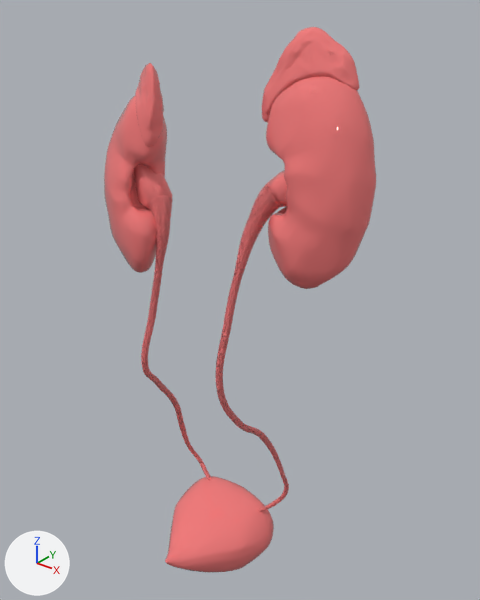
What one commit did to the glTF model Kidney_New.glb.
Before and after are seen from a 50 mm lens placed at (0.254, -0.274, 1.463), pointed at (0.011, 0.03, 1.274). The axes (+X, +Y, +Z) are drawn at lower left. The lights are the same throughout. Where no turn or scale is listed for an object, it has been applied to the vertices.

The scene before the commit, as lines of its bpy script (objects in view):
```python
ob_kidney_r = bpy.data.objects.new('Kidney.r', me_kidney_r)
ob_kidney_r.location = (-0.0578, 0.0126, 1.3445)
ob_renal_pelvis_l = bpy.data.objects.new('Renal pelvis.l', me_renal_pelvis_l)
ob_renal_pelvis_l.location = (0.0676, 0.0262, 1.3593)
ob_renal_pelvis_r = bpy.data.objects.new('Renal pelvis.r', me_renal_pelvis_r)
ob_renal_pelvis_r.location = (-0.0612, 0.0158, 1.3441)
ob_suprarenal_gland_l = bpy.data.objects.new('Suprarenal gland.l', me_suprarenal_gland_l)
ob_suprarenal_gland_l.location = (0.0529, 0.0339, 1.4184)
ob_suprarenal_gland_r = bpy.data.objects.new('Suprarenal gland.r', me_suprarenal_gland_r)
ob_suprarenal_gland_r.location = (-0.0466, 0.015, 1.3967)
ob_ureter_l = bpy.data.objects.new('Ureter.l', me_ureter_l)
ob_ureter_l.location = (0.0361, 0.0162, 1.216)
ob_ureter_r = bpy.data.objects.new('Ureter.r', me_ureter_r)
ob_ureter_r.location = (-0.0345, 0.0139, 1.2029)
# also in view: 'Kidney.l' at (0.067, 0.026, 1.363); 'Urinary bladder' at (0.0, 0.006, 1.082)
```
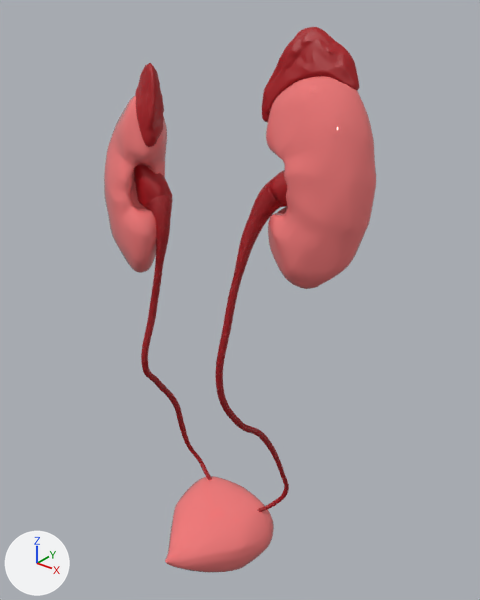
Changed parts and their boxes (x1, y1, x2, y2) in the pictures (480 x 600 px):
```json
{"object": "Suprarenal gland.l", "change": "recoloured", "before": [262, 27, 359, 122], "after": [262, 27, 359, 122], "on screen": "pink to red"}
{"object": "Ureter.l", "change": "recoloured", "before": [215, 182, 289, 512], "after": [215, 182, 289, 512], "on screen": "brown to red"}
{"object": "Ureter.r", "change": "recoloured", "before": [141, 195, 212, 480], "after": [141, 195, 212, 480], "on screen": "brown to red"}
{"object": "Suprarenal gland.r", "change": "recoloured", "before": [135, 63, 164, 147], "after": [135, 63, 164, 147], "on screen": "pink to red"}
{"object": "Renal pelvis.r", "change": "recoloured", "before": [134, 165, 173, 210], "after": [134, 165, 173, 210], "on screen": "pink to red"}
{"object": "Renal pelvis.l", "change": "recoloured", "before": [269, 170, 287, 207], "after": [269, 170, 287, 207], "on screen": "pink to red"}
```

The change, as JSON lines over the scene's bpy script:
```json
{"op": "add", "block": "mat_material_011", "code": ["mat_material_011 = bpy.data.materials.new('Material.011')", "# colours: red #a60311", "# uses the picture img_kidney_normal"]}
{"block": "me_ureter_r", "where": "me_ureter_r.from_pydata(...)  # 3192 vertices, 6384 faces; spans x -0.01..0.024, y -0.03..0.024, z -0.104..0.138"}
{"op": "remove", "block": "me_ureter_r", "code": "me_ureter_r.materials.append(mat_material_010)"}
{"op": "add", "block": "me_ureter_r", "code": "me_ureter_r.materials.append(mat_material_011)"}
{"block": "me_ureter_l", "where": "me_ureter_l.from_pydata(...)  # 2904 vertices, 5808 faces; spans x -0.011..0.014, y -0.034..0.028, z -0.113..0.145"}
{"op": "remove", "block": "me_ureter_l", "code": "me_ureter_l.materials.append(mat_material_010)"}
{"op": "add", "block": "me_ureter_l", "code": "me_ureter_l.materials.append(mat_material_011)"}
{"block": "me_suprarenal_gland_r", "where": "me_suprarenal_gland_r.from_pydata(...)  # 2298 vertices, 4588 faces; spans x -0.0215..0.0132, y -0.0138..0.0159, z -0.025..0.0211"}
{"op": "remove", "block": "me_suprarenal_gland_r", "code": "me_suprarenal_gland_r.materials.append(mat_material_010)"}
{"op": "add", "block": "me_suprarenal_gland_r", "code": "me_suprarenal_gland_r.materials.append(mat_material_011)"}
{"block": "me_suprarenal_gland_l", "where": "me_suprarenal_gland_l.from_pydata(...)  # 4000 vertices, 7992 faces; spans x -0.0231..0.0293, y -0.012..0.01, z -0.0272..0.0217"}
{"op": "remove", "block": "me_suprarenal_gland_l", "code": "me_suprarenal_gland_l.materials.append(mat_material_010)"}
{"op": "add", "block": "me_suprarenal_gland_l", "code": "me_suprarenal_gland_l.materials.append(mat_material_011)"}
{"block": "me_renal_pelvis_r", "where": "me_renal_pelvis_r.from_pydata(...)  # 1276 vertices, 2548 faces; spans x -0.018..0.0291, y -0.0127..0.0105, z -0.041..0.0402"}
{"op": "remove", "block": "me_renal_pelvis_r", "code": "me_renal_pelvis_r.materials.append(mat_material_010)"}
{"op": "add", "block": "me_renal_pelvis_r", "code": "me_renal_pelvis_r.materials.append(mat_material_011)"}
{"block": "me_renal_pelvis_l", "where": "me_renal_pelvis_l.from_pydata(...)  # 1464 vertices, 2924 faces; spans x -0.0281..0.0189, y -0.0125..0.012, z -0.0392..0.0419"}
{"op": "remove", "block": "me_renal_pelvis_l", "code": "me_renal_pelvis_l.materials.append(mat_material_010)"}
{"op": "add", "block": "me_renal_pelvis_l", "code": "me_renal_pelvis_l.materials.append(mat_material_011)"}
```
